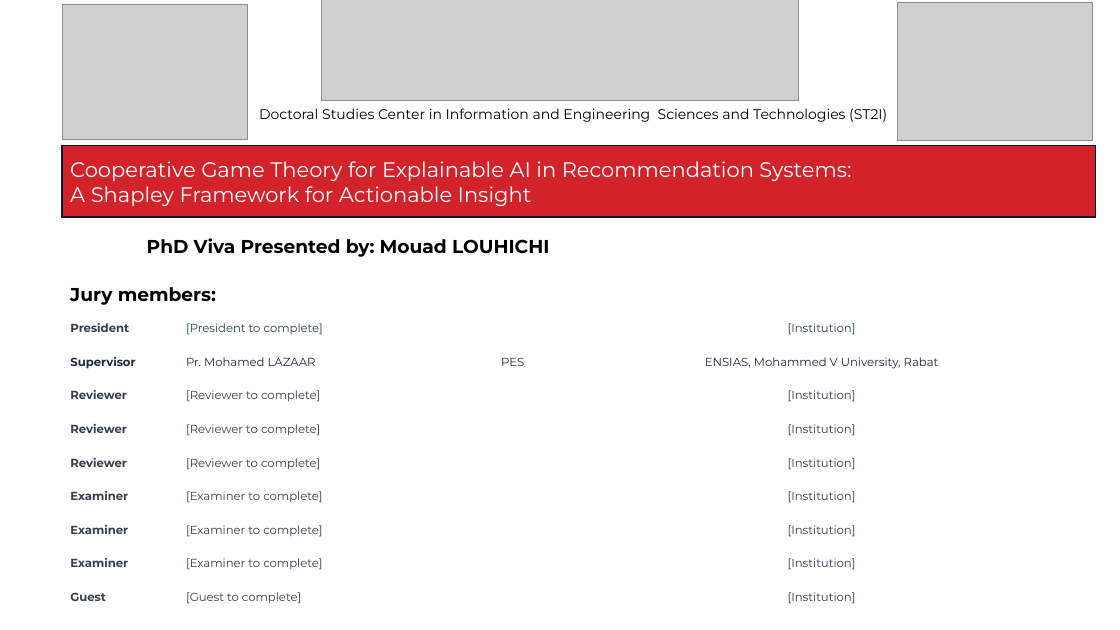
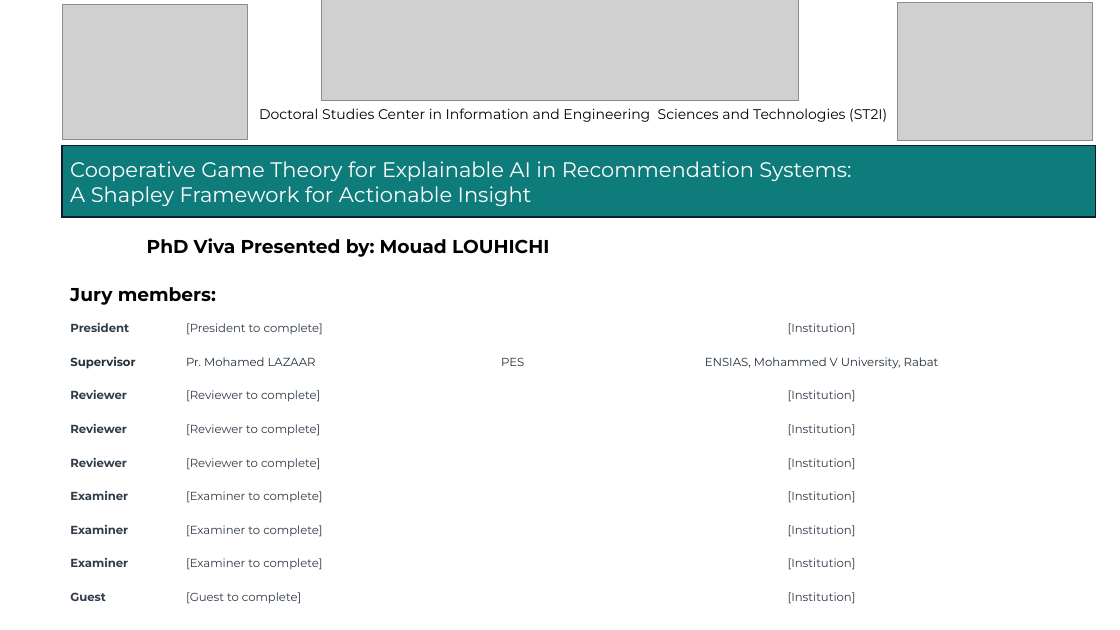
Before and after one commit to mouadlouhichi/phd-prep, a slide deck: slide 1 of viva/MOUAD_LOUHICHI_VIVA_40min.pptx. Drawn at 1120x630 pixels with LibreOffice and Linux fonts; fonts in the diff are those of the drawing; grey boxes stand for pictures. Boxes give left, top, right and bottom in pixels: in the first picture for what was removed or moved away, otherwise in the second. Text is boxed around its words. In the diff, an @@ line names an element or a change of style, - is before the commit and + after.

```diff
--- a/viva/MOUAD_LOUHICHI_VIVA_40min.pptx
+++ b/viva/MOUAD_LOUHICHI_VIVA_40min.pptx
@@ rectangle "Cooperative Game Theory for Explainable ..." at box(62, 145, 1096, 217): fill #D2222A to #0E7C7B @@
```
Also in this commit, not shown: 58 other slides changed, 3 other files.
